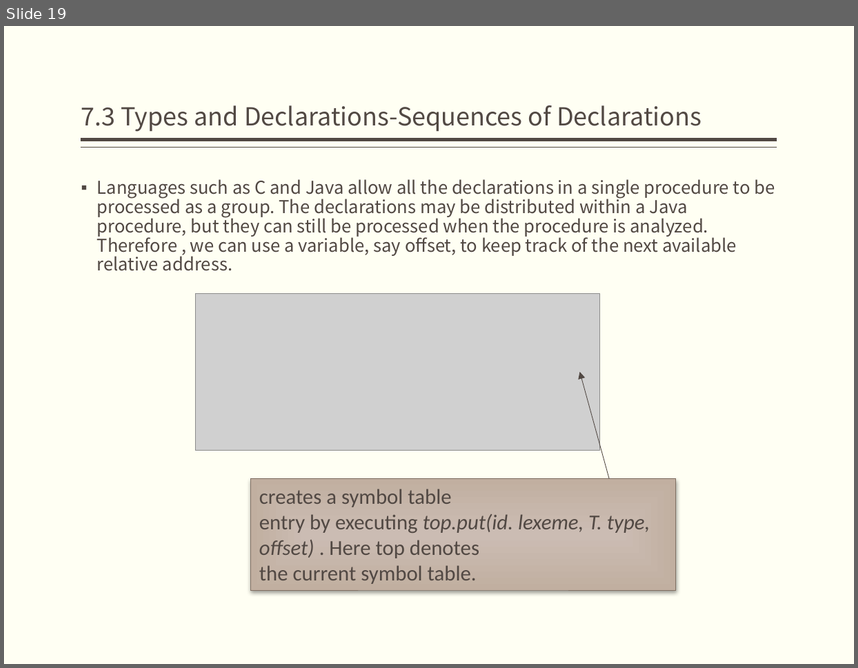
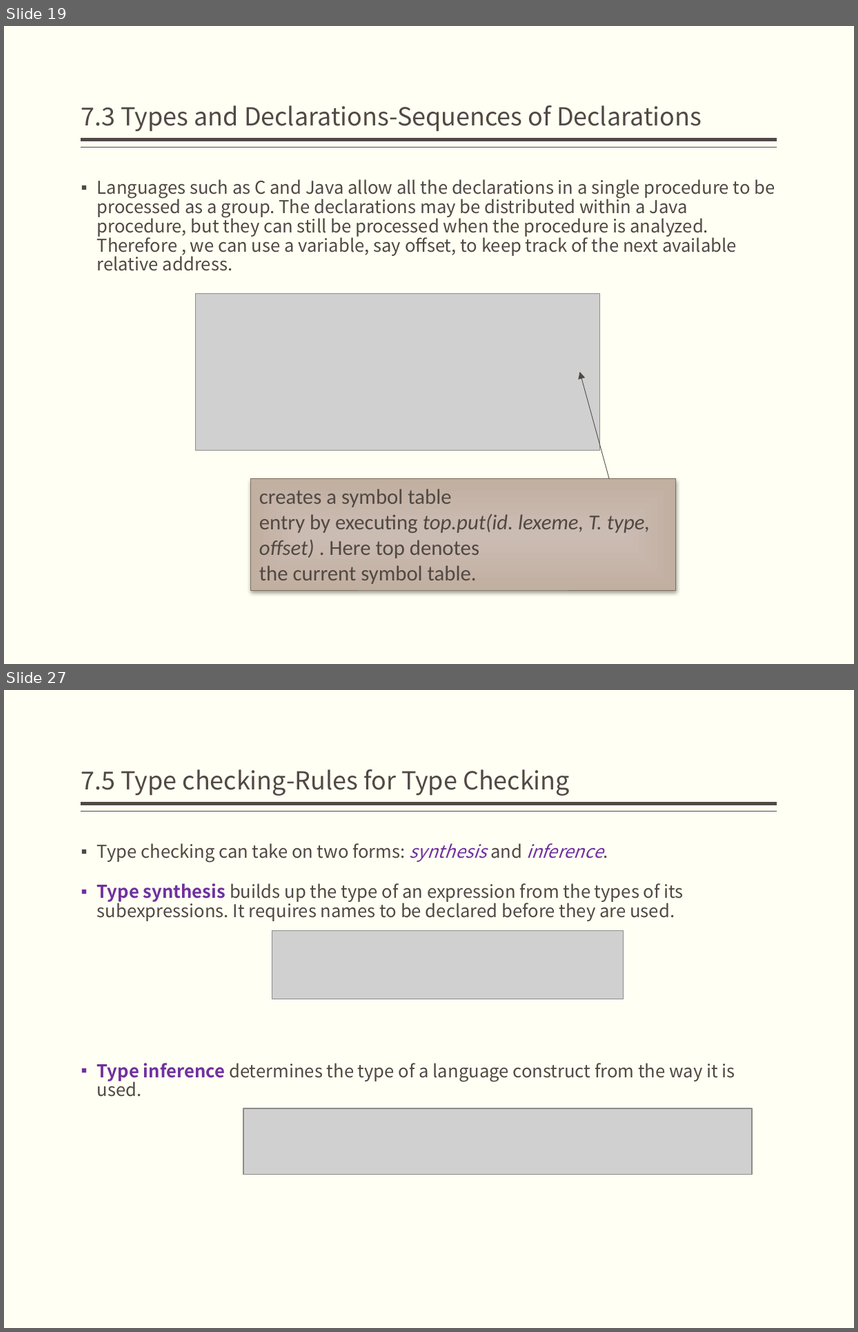
Before and after one commit to jz81/jz81.github.io, a slide deck: course/compiler/LectureNotes/(Spring2018)Lecture7.pptx. Shown one above the other, each under a label of ours: slide 19 before the commit, slides 19 and 27 after it; the slides between them are not shown. The pictures are 858x668 and 858x1332 pixels, drawn with LibreOffice and Linux fonts; fonts in the diff are those of the drawing; grey boxes stand for pictures. Boxes give left, top, right and bottom in pixels: in the first picture for what was removed or moved away, otherwise in the second. Text is boxed around its words. In the diff, an @@ line names an element or a change of style, - is before the commit and + after.

```diff
--- a/course/compiler/LectureNotes/(Spring2018)Lecture7.pptx
+++ b/course/compiler/LectureNotes/(Spring2018)Lecture7.pptx
@@ slide 27 added at <box>4,690,854,1328</box>, background #FFFFF3; not listed: 2 template elements that a slide beside it also shows @@
@@ title added at <box>81,769,570,796</box>, 21 pt, text #514843 @@
+7.5 Type checking-Rules for Type Checking
@@ text added at <box>97,843,603,862</box>, 15 pt, text #514843 @@
+▪ Type checking can take on two forms: synthesis and inference.
@@ text added at <box>97,883,683,921</box>, 15 pt, text #514843 @@
+▪ Type synthesis builds up the type of an expression from the types of its subexpressions. It requires names to be declared before they are used.
@@ picture added at <box>272,931,623,998</box> @@
@@ text added at <box>97,1063,735,1096</box>, 15 pt, text #514843 @@
+▪ Type inference determines the type of a language construct from the way it is used.
@@ picture added at <box>243,1108,752,1174</box> @@
```
Also in this commit, not shown: 3 slides changed, 18 other slides added.
